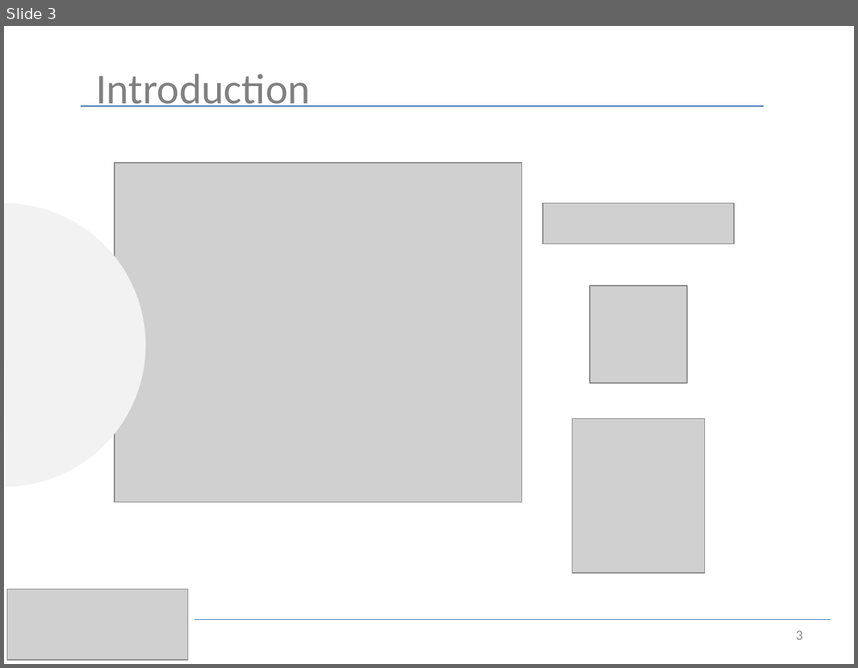
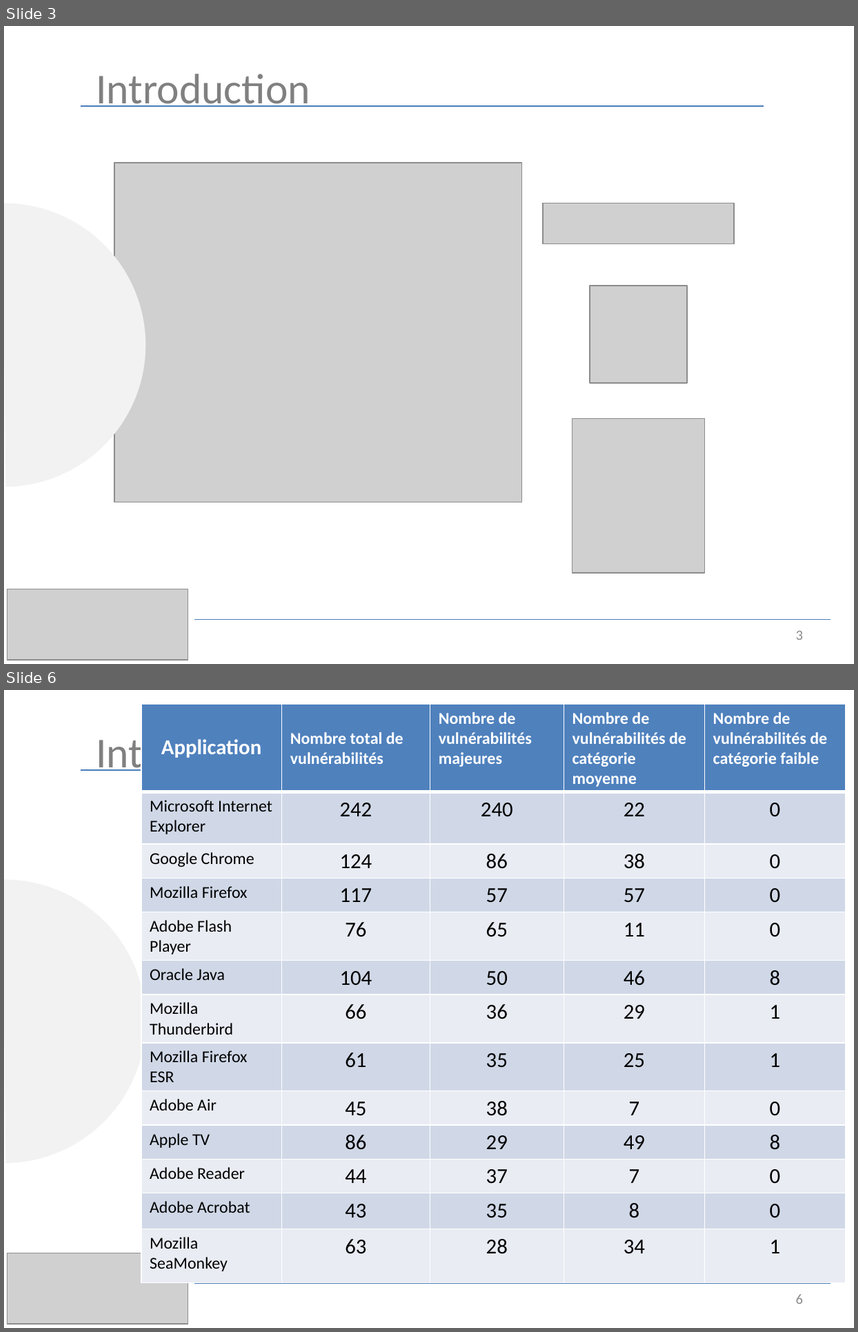
Before and after one commit to luinaudt/inf6422, a slide deck: lab3/presentation.pptx. Shown one above the other, each under a label of ours: slide 3 before the commit, slides 3 and 6 after it; the slides between them are not shown. The pictures are 858x668 and 858x1332 pixels, drawn with LibreOffice and Linux fonts; fonts in the diff are those of the drawing; grey boxes stand for pictures. Boxes give left, top, right and bottom in pixels: in the first picture for what was removed or moved away, otherwise in the second. Text is boxed around its words. In the diff, an @@ line names an element or a change of style, - is before the commit and + after.

Commit message:
mise à jour du ppt
Ajout de quelques slides pour l'intro et mise en forme de l'ensemble du
ppt

```diff
--- a/lab3/presentation.pptx
+++ b/lab3/presentation.pptx
@@ slide 6 added at (x1=4, y1=690, x2=854, y2=1328), background #FFFFFF @@
@@ table added at (x1=141, y1=704, x2=844, y2=1281), 13 rows, 5 columns @@
+Application | Nombre total de vulnérabilités | Nombre de vulnérabilités majeures | Nombre de vulnérabilités de catégorie moyenne | Nombre de vulnérabilités de catégorie faible
+Microsoft Internet Explorer | 242 | 240 | 22 | 0
+Google Chrome | 124 | 86 | 38 | 0
+Mozilla Firefox | 117 | 57 | 57 | 0
+Adobe Flash Player | 76 | 65 | 11 | 0
+Oracle Java | 104 | 50 | 46 | 8
+Mozilla Thunderbird | 66 | 36 | 29 | 1
+Mozilla Firefox ESR | 61 | 35 | 25 | 1
+Adobe Air | 45 | 38 | 7 | 0
+Apple TV | 86 | 29 | 49 | 8
+Adobe Reader | 44 | 37 | 7 | 0
+Adobe Acrobat | 43 | 35 | 8 | 0
+Mozilla SeaMonkey | 63 | 28 | 34 | 1
@@ text added at (x1=96, y1=732, x2=310, y2=778), 36 pt, text #808080 @@
+Introduction
@@ line added from (81, 770) to (764, 770), #4B7EBC 0.75 pt @@
@@ arc (boxed as its full ellipse) added at (x1=4, y1=880, x2=145, y2=1163), fill #F2F2F2 @@
@@ picture added at (x1=7, y1=1253, x2=188, y2=1323) @@
@@ line added from (194, 1283) to (831, 1283), #4B7EBC 0.75 pt @@
@@ page number added at (x1=796, y1=1294, x2=803, y2=1303), 12 pt, text #8C8C8C @@
+6
```
Also in this commit, not shown: 19 slides changed, 1 other slide added, 1 slide removed.
